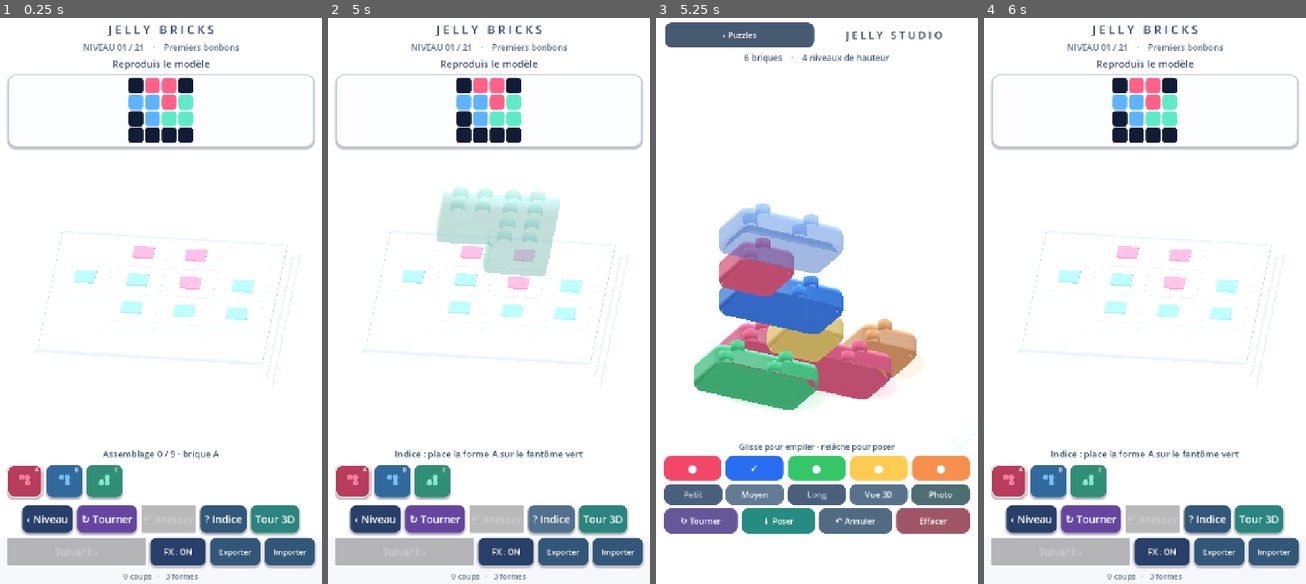
Above: before the commit, frames 1-4 (left to right).
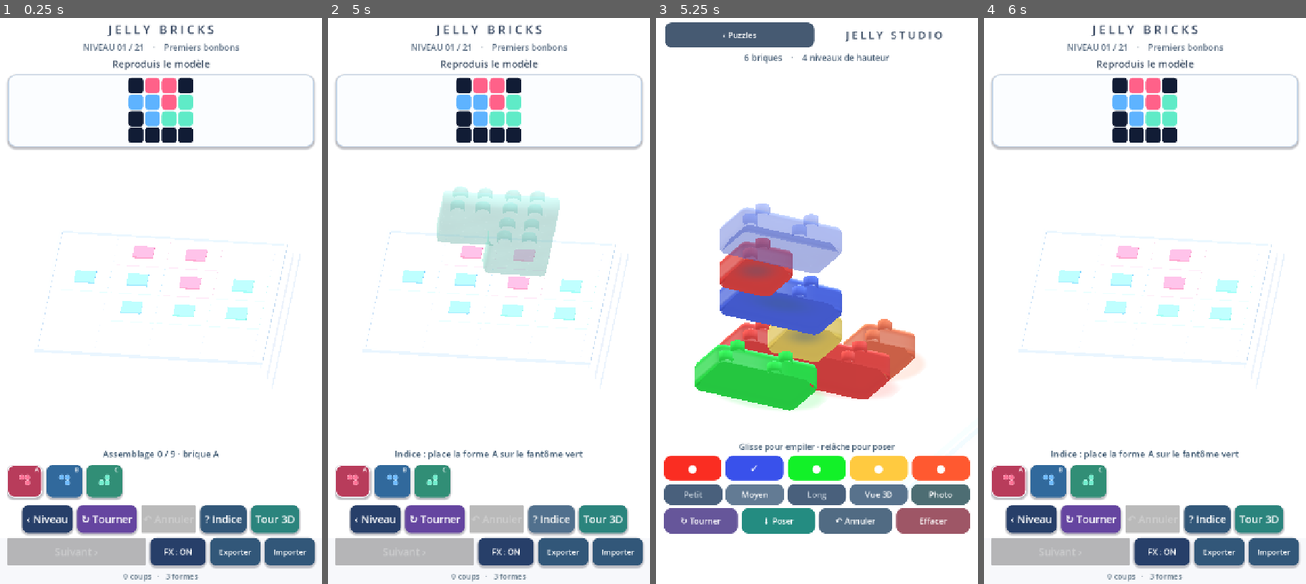
Above: after the commit, the same moments.

Repository: dbrckk/Jelly-bricks
Game: Godot game, scene res://scenes/main.tscn
The game is run twice, just before and just after one commit, with the same random seed, the same clock (stepped at 60 frames per second) and the same inputs.
Inputs (mouse positions are in pixels of both pictures, inside the frame that each line leads up to):
- Up to frame 1 (0.25 s): no input
- Up to frame 2 (5 s): click (353, 482) at 0.52 s; click (392, 482) at 1.27 s; click (431, 482) at 2.02 s; click "‹ Niveau" at 2.75 s; click "↻ Tourner" at 3.5 s; click "? Indice" at 4.25 s
- Up to frame 3 (5.25 s): click "Tour 3D" at 5 s
- Up to frame 4 (6 s): click "‹ Puzzles" at 5.75 s

Frames 1-2 are identical in both runs. In frame 3, 12% of the frame differs, in the area x 2-98%, y 33-82%; in frame 4, nothing differs.

Commit message:
feat(android): remold glossy reference-video Jelly and calibrate studio colors in 0.9.58
* feat(godot): remold studio Jelly to flat crowns, crisp corners and long upright walls like source video

* test(mesh): enforce reference-video slim bevels, 0.018 top crown and long straight walls

* feat(visual): recolor studio Jelly with vivid video-matched ruby, cobalt, leaf, gold and tangerine dyes

* docs(reference): analyze original 2824.mp4 frames and quantify actual shape/material differences from Godot 0.9.57

* build(android): bump debug APK and Play Store AAB versions to 0.9.58 / code 55

* docs(android): document original-video geometry matching in Jelly Bricks 0.9.58 and unchanged Android GPU budget

* fix(godot-test): adapt rounded-corner and crown-normal vertex probes to new molded radii

* feat(shader): restore narrow liquid mold seam on real upright Jelly walls and brighter saturated cores

* docs(android): explain optical meniscus highlights on newly straight studio walls

* feat(colors): calibrate Jelly dye input against sampled original-video red, blue and green wall pixels

* test(opengl): reject pastel pink/mint color regressions using actual rendered Jelly tower face patches

Diff:
--- a/native-godot/scripts/gel_mesh.gd
+++ b/native-godot/scripts/gel_mesh.gd
@@ -251,19 +251,19 @@
 ## puzzle polyominoes. A rounded rectangle replaces square per-cell tops:
 ## real convex 3D corner fillets continue through every bevel ring.
 ## Single indexed mesh, shared by every matching orientation/length.
-# The reference has softly beveled building bricks, not ballooned soap
-# capsules. Keep the puzzles' independent ring profile entirely unchanged.
-const STUDIO_CORNER_RADIUS := 0.130
+# The ORIGINAL video uses flat, crisp product-style sides with a little
+# translucent rounding just at the edges, not soap-capsule silhouettes.
+# Only the studio meshes change; the 21 puzzle outlines stay untouched.
+const STUDIO_CORNER_RADIUS := 0.105
 # The photographed reference uses a *flat vertical Jelly sidewall* between
 # small top/bottom fillets. Previous ring bands formed a continuously bulged
 # candy capsule. The puzzle generator keeps its original independent rings.
-const STUDIO_RING_HEIGHTS := [TOP, 0.538, 0.497, 0.435, 0.165, 0.105, BASE]
-const STUDIO_RING_OFFSETS := [0.0, 0.018, 0.049, 0.064, 0.064, 0.038, 0.0]
-# The former top normals were ALL vertical, including the very edge of
-# the crown: even the elevated center rendered like a painted plastic slab.
-# A gentle outward lean at the top ring, smoothly joined to the curved
-# bevel, gives each existing crown triangle a real curved light response.
-const STUDIO_RING_VERTICALS := [0.94, 0.89, 0.50, 0.0, 0.0, -0.50, -0.86]
+const STUDIO_RING_HEIGHTS := [TOP, 0.546, 0.515, 0.473, 0.130, 0.083, BASE]
+const STUDIO_RING_OFFSETS := [0.0, 0.010, 0.026, 0.036, 0.036, 0.020, 0.0]
+# The video has a nearly flat crown: the small bevel carries the bend,
+# leaving a broad level center instead of a puffy wedge. Normals interpolate
+# through the existing perimeter bands, no additional triangles or draw.
+const STUDIO_RING_VERTICALS := [0.97, 0.84, 0.46, 0.0, 0.0, -0.46, -0.84]
 const STUDIO_CORNER_STEPS := 7
 # Physically modeled underside socket: deepen the roof to 0.265 world units
 # so the shorter 0.55 layer spacing seats the visible shells much closer
@@ -344,11 +344,11 @@
                 outer.x + inward_x,
                 STUDIO_SOCKET_ROOF,
                 outer.z + inward_z))
-    # Crown rises into the transparent stud collars without changing their
-    # height (.798) or the calibrated .55 interlocking layer spacing.
-    # +.065 instead of +.038 is a firmer sculpted jelly cushion, not a
-    # hemispherical balloon. The ring keeps the original flat outer width.
-    var top_center := Vector3(width * .5, TOP + .065, depth * .5)
+    # The reference's broad molded top is almost level. A 0.018 crown
+    # gives specular normals a very shallow gradient, unlike the former
+    # +0.065 bulge that hid studs and made long pieces look inflatable.
+    # Stud/socket heights stay fixed, so all saved towers still interlock.
+    var top_center := Vector3(width * .5, TOP + .018, depth * .5)
     var socket_center := Vector3(width * .5, STUDIO_SOCKET_ROOF, depth * .5)
     for i in range(segment_count):
         var j: int = (i + 1) % segment_count
--- a/native-godot/scripts/stack_mode.gd
+++ b/native-godot/scripts/stack_mode.gd
@@ -22,7 +22,14 @@
 # newest/topmost bricks where the player's eye focuses. The 12-brick
 # reference tower is always fully coated.
 const MAX_GALLERY_COATED_BRICKS := 18
-const COLORS := ["#f44668", "#286cf1", "#34c768", "#ffcb51", "#f8904d"]
+# Video reference palette: ruby red, saturated cobalt, spring green,
+# golden yellow and orange-red. The earlier pastel-pink and mint-green
+# materials looked like soft soap rather than strongly dyed gelatin.
+# Calibrated against actual RGB samples in the supplied 2824.mp4
+# glossy/reference upper pane and Mesa screenshot of the same color families.
+# The compatibility shader darkens saturated front walls substantially:
+# favor pure emerald/royal pigments rather than pink/teal pastel input.
+const COLORS := ["#fa2d22", "#3951eb", "#12f128", "#ffca40", "#ff5930"]
 const LENGTHS := [1, 2, 3]
 
 var host # Root game script; dynamic access to its puzzle/audio API
--- a/native-godot/shaders/jelly.gdshader
+++ b/native-godot/shaders/jelly.gdshader
@@ -252,7 +252,7 @@
         float top_face = smoothstep(.08, .90, n.y);
         float polish = studio_finish * studio_glass;
         vec3 molded_pigment = candy_tint.rgb *
-            mix(.64, .88, top_face);
+            mix(.73, .90, top_face);
         jelly_color = mix(jelly_color, molded_pigment,
             polish * .73 * (1.0 - fresnel * .28));
         // Two smooth environment-like softbox reflections calculated from
@@ -468,6 +468,27 @@
         jelly_color = mix(jelly_color, candy_tint.rgb * .67,
             sidewall * foot * studio_transmission * .14);
     }
+    // The original reference video has a very thin glossy mold seam running
+    // ACROSS each upright colored wall, where its top bevel begins. Our
+    // 0.9.57 photos lost that line and read as flat extruded soap. Shade the
+    // actual y=.473 ring on the existing mesh, not a floating overlay.
+    // The lower fillet catches a smaller pigment-rich reflection, making
+    // colored blocks appear to have a dense rounded shell.
+    if (studio_transmission > .001 && studio_wet_edge > .5) {
+        float vertical_wall = 1.0 - smoothstep(.31, .79, abs(n.y));
+        float upper_joint = 1.0 - smoothstep(.004, .045,
+            abs(jelly_local.y - .474));
+        float lower_joint = 1.0 - smoothstep(.006, .047,
+            abs(jelly_local.y - .130));
+        float legibility = smoothstep(.08, .55, facing);
+        vec3 seam_white = mix(candy_tint.rgb,
+            vec3(1.0, .995, .97), .74);
+        jelly_color = mix(jelly_color, seam_white,
+            clamp(upper_joint * vertical_wall * legibility *
+                studio_wet_edge * .43, 0.0, .43));
+        jelly_color += candy_tint.rgb * vertical_wall *
+            lower_joint * studio_wet_edge * .085;
+    }
     // Final *tinted* wet reflections are kept AFTER the pigment mixing.
     // Native PBR CLEARCOAT made solid Jelly turn opaque grey/white on the
     // actual Mesa Compatibility renderer. Never rely on that output for
--- a/native-godot/tests/capture.gd
+++ b/native-godot/tests/capture.gd
@@ -282,6 +282,36 @@
             return false
         print("PASS: Reference Jelly remains saturated in %d real OpenGL photo samples" %
             colored_tower_samples)
+        # The attached video is much less PINK/MINT than the earlier
+        # Godot 0.9.57 output. Read the middle of the same front-facing
+        # video-reference tower faces in this deterministic real OpenGL
+        # capture. Sampling a patch rather than one pixel tolerates AA and
+        # the tiny coherent animation of the top nine layers.
+        var color_regions: Array[Rect2i] = [
+            Rect2i(245, 315, 55, 23), # ruby top face
+            Rect2i(260, 354, 70, 15), # green front wall
+            Rect2i(270, 401, 47, 16)  # royal-blue front wall
+        ]
+        var photo_color_means: Array[Vector3] = []
+        for area in color_regions:
+            var rgb_total := Vector3.ZERO
+            for sample_y in range(area.position.y, area.end.y):
+                for sample_x in range(area.position.x, area.end.x):
+                    var rgb: Color = image.get_pixel(sample_x, sample_y)
+                    rgb_total += Vector3(rgb.r, rgb.g, rgb.b)
+            photo_color_means.append(rgb_total /
+                float(area.size.x * area.size.y))
+        var ruby: Vector3 = photo_color_means[0]
+        var leaf: Vector3 = photo_color_means[1]
+        var royal: Vector3 = photo_color_means[2]
+        if ruby.x < ruby.z * 2.27 or ruby.x < ruby.y * 2.2 \
+                or leaf.y < leaf.x * 1.40 or leaf.y < leaf.z * 1.35 \
+                or royal.z < royal.x * 2.3 or royal.z < royal.y * 1.65:
+            push_error("Reference video pigment hue regression: ruby=%s green=%s cobalt=%s" %
+                [str(ruby), str(leaf), str(royal)])
+            quit(1)
+            return false
+        print("PASS: Real Jelly video-inspired pigments retain ruby, leaf and cobalt hues")
         # Real visual QA: every foreground Jelly brick must fit the
         # portrait photo. The yellow piece used to be cut in half at x=0
         # after the tighter interlocking step made auto-framing zoom in.
--- a/native-godot/tests/validate.gd
+++ b/native-godot/tests/validate.gd
@@ -81,9 +81,9 @@
             var depth_expected: float = float(
                 1 if molded_turn == 0 else molded_length)
             var bound: AABB = molded.get_aabb()
-            if absf(bound.size.x - (width_expected + .128)) > .02 \
-                    or absf(bound.size.z - (depth_expected + .128)) > .02 \
-                    or absf(bound.size.y - (GEL_MESH.TOP + .065 - GEL_MESH.BASE)) > .02:
+            if absf(bound.size.x - (width_expected + .072)) > .02 \
+                    or absf(bound.size.z - (depth_expected + .072)) > .02 \
+                    or absf(bound.size.y - (GEL_MESH.TOP + .018 - GEL_MESH.BASE)) > .02:
                 push_error("Soft rounded silhouette has incorrect molded dimensions")
                 quit(1)
                 return
@@ -108,16 +108,16 @@
                         flat_lower = true
                 if absf(v.y - GEL_MESH.TOP) < .001 \
                         and v.x > width_expected - .01 \
-                        and v.z > depth_expected - .21 \
-                        and v.z < depth_expected - .12:
+                        and v.z > depth_expected - .15 \
+                        and v.z < depth_expected - .06:
                     found_arc = true
-                if absf(v.y - (GEL_MESH.TOP + .065)) < .001 \
+                if absf(v.y - (GEL_MESH.TOP + .018)) < .001 \
                         and absf(v.x - width_expected * .5) < .001 \
                         and absf(v.z - depth_expected * .5) < .001 \
                         and n.y > .99:
                     found_continuous_crown = true
                 if absf(v.y - GEL_MESH.TOP) < .001 \
-                        and n.y > .90 and n.y < .97 \
+                        and n.y > .90 and n.y < .98 \
                         and Vector2(n.x, n.z).length() > .20:
                     curved_crown_normal = true
                 if absf(v.x - width_expected * .5) < .001 \
@@ -138,16 +138,24 @@
                 push_error("Studio surface has square corners or disconnected crown")
                 quit(1)
                 return
-    if GEL_MESH.STUDIO_CORNER_RADIUS > .15 \
-            or GEL_MESH.STUDIO_RING_OFFSETS.max() > .067 \
+    if GEL_MESH.STUDIO_CORNER_RADIUS > .111 \
+            or GEL_MESH.STUDIO_RING_OFFSETS.max() > .040 \
             or absf(GEL_MESH.STUDIO_RING_OFFSETS[3] -
                 GEL_MESH.STUDIO_RING_OFFSETS[4]) > .0001 \
             or GEL_MESH.STUDIO_RING_HEIGHTS[3] - GEL_MESH.STUDIO_RING_HEIGHTS[4] < .26 \
             or absf(GEL_MESH.STUDIO_RING_VERTICALS[3]) > .001 \
             or absf(GEL_MESH.STUDIO_RING_VERTICALS[4]) > .001 \
-            or GEL_MESH.STUDIO_RING_VERTICALS[0] < .92 \
-            or GEL_MESH.STUDIO_RING_VERTICALS[0] > .96:
+            or GEL_MESH.STUDIO_RING_VERTICALS[0] < .965 \
+            or GEL_MESH.STUDIO_RING_VERTICALS[0] > .975:
         push_error("Studio Jelly sides must retain a substantial planar wall")
+        quit(1)
+        return
+    # Reference video: a long straight wall and low, almost flat crown
+    # are visually more important than a high inflated bevel.
+    if GEL_MESH.STUDIO_RING_HEIGHTS[3] - GEL_MESH.STUDIO_RING_HEIGHTS[4] < .33 \
+            or GEL_MESH.STUDIO_CORNER_RADIUS < .097 \
+            or (GEL_MESH.TOP + .018) >= GEL_MESH.STUDIO_STUD_BASE:
+        push_error("Video reference requires upright walls and a level crown below studs")
         quit(1)
         return
     print("TEST: six molded Jelly sizes/orientations have real flat walls and soft bevels")
Not shown, changed: native-godot/export_presets.cfg
Not shown, changed: docs/JELLY_VISUAL_REFERENCE.md
Not shown, changed: native-godot/README.md
